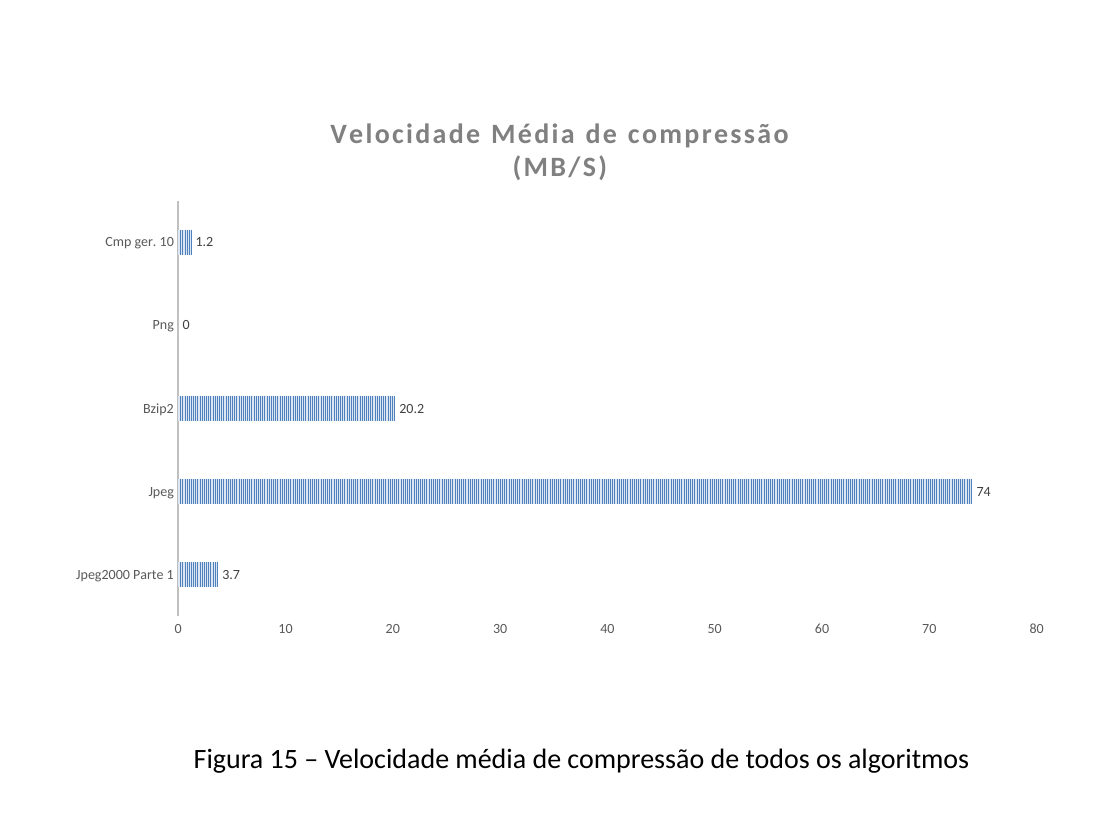
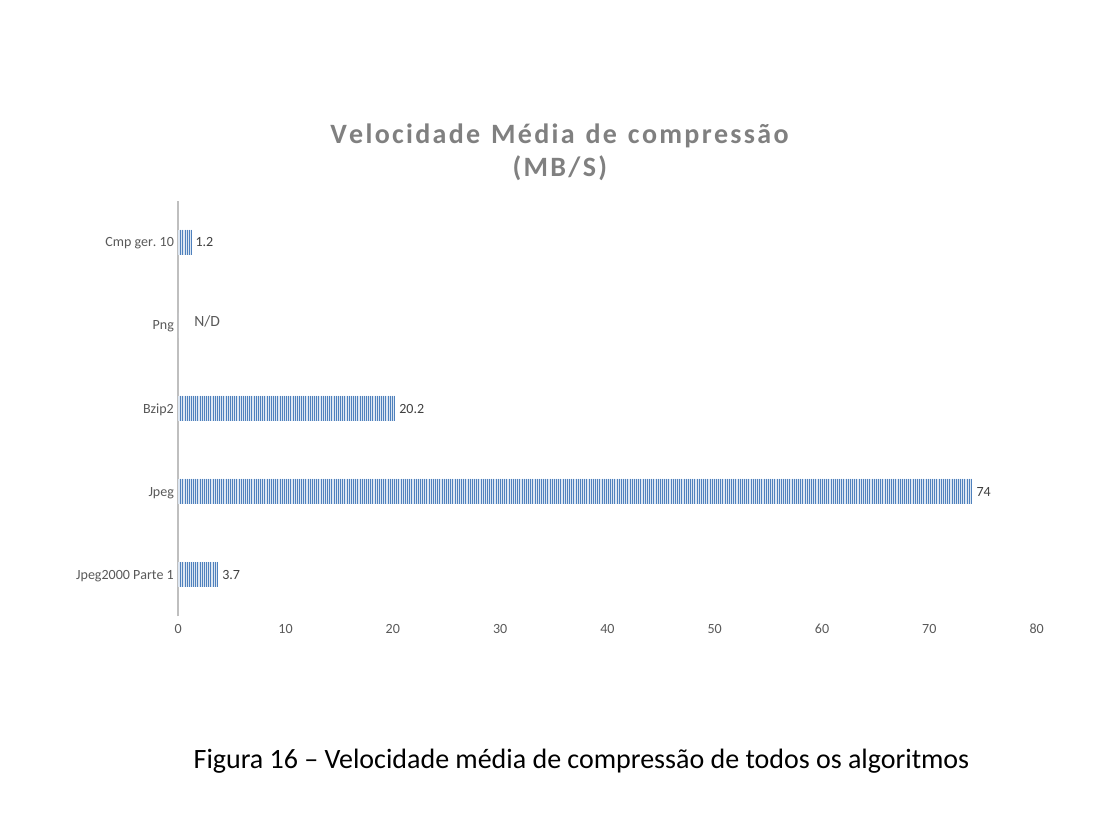
Before and after one commit to smartlord7/EntropicCompressor, a slide deck: slide 18 of research/report/Apresentação.pptx. Drawn at 1120x840 pixels with LibreOffice and Linux fonts; fonts in the diff are those of the drawing. Boxes give left, top, right and bottom in pixels: in the first picture for what was removed or moved away, otherwise in the second. Text is boxed around its words. In the diff, an @@ line names an element or a change of style, - is before the commit and + after.

```diff
--- a/research/report/Apresentação.pptx
+++ b/research/report/Apresentação.pptx
@@ bar chart at (56,94,1064,648) @@
@@ title "Velocidade Média de compressão (MB/S)" to "Velocidade Média de compressão (MB/S) " @@
@@ text added at (194,315,220,327), 10 pt, text #595959 @@
+N/D
@@ text at (194,748,969,773): text changed @@
-Figura 15 – Velocidade média de compressão de todos os algoritmos
+Figura 16 – Velocidade média de compressão de todos os algoritmos
```
Also in this commit, not shown: 6 other slides changed.
